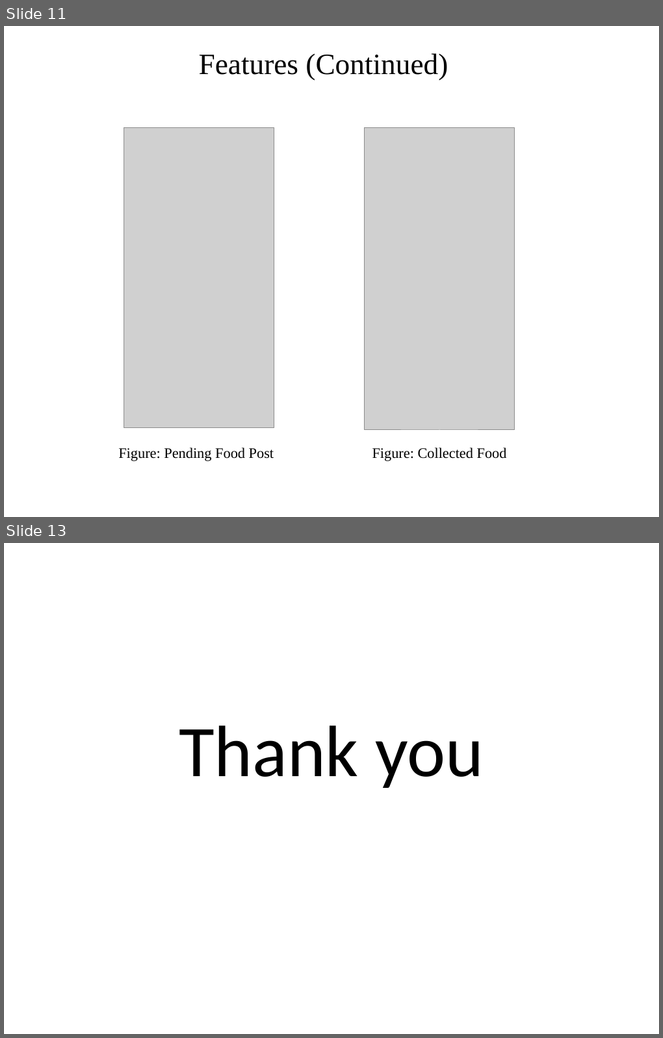
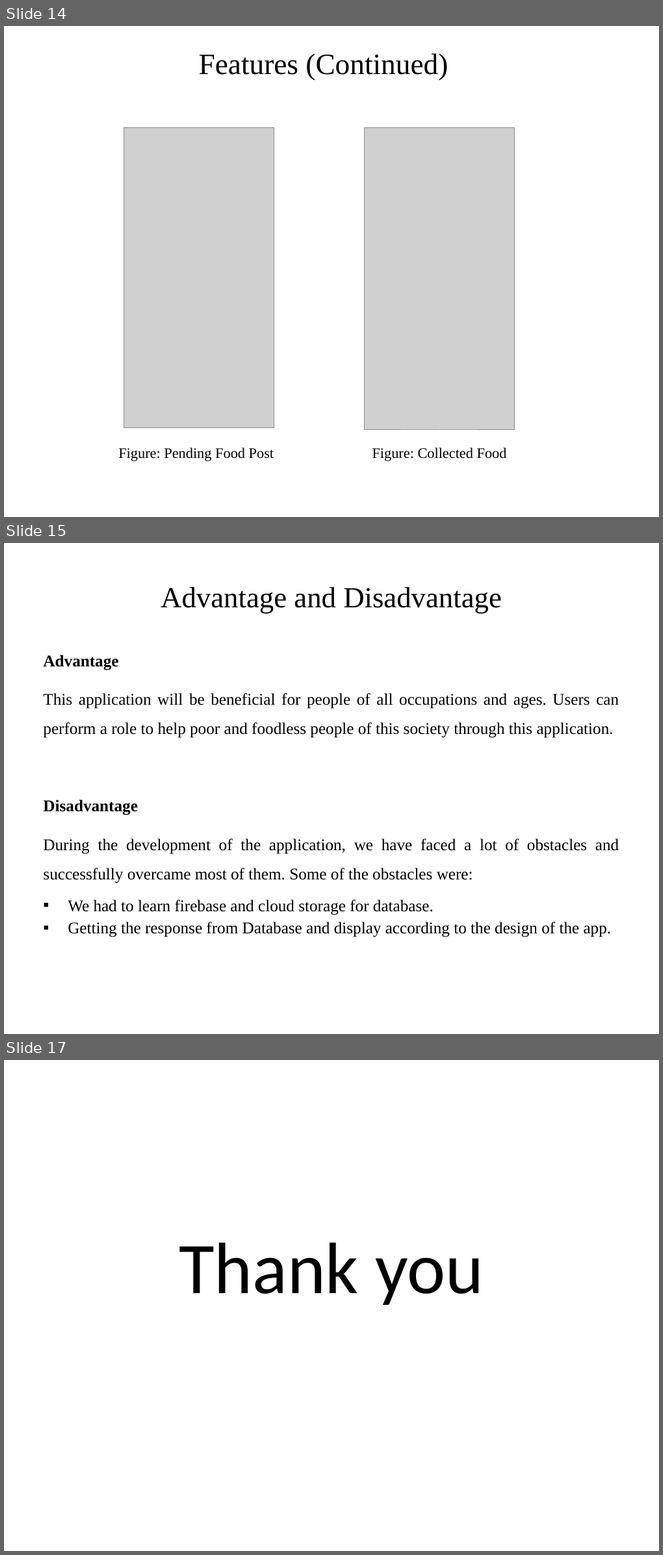
Before and after one commit to RedwanSharafatKabir/DonateUs, a slide deck: Donate Us Files/food waste management.pptx. Shown one above the other, each under a label of ours: slides 11 and 13 before the commit, slides 14, 15 and 17 after it; the slides between them are not shown. The pictures are 663x1038 and 663x1555 pixels, drawn with LibreOffice and Linux fonts; fonts in the diff are those of the drawing; grey boxes stand for pictures. Boxes give left, top, right and bottom in pixels: in the first picture for what was removed or moved away, otherwise in the second. Text is boxed around its words. In the diff, an @@ line names an element or a change of style, - is before the commit and + after.

```diff
--- a/Donate Us Files/food waste management.pptx
+++ b/Donate Us Files/food waste management.pptx
@@ slide 15 added at bbox=[4, 543, 659, 1034], background #FFFFFF @@
@@ title added at bbox=[161, 587, 502, 614], 32 pt, text #000000 @@
+Advantage and Disadvantage
@@ text added at bbox=[43, 655, 619, 938], 18 pt, text #000000 @@
+Advantage
+This application will be beneficial for people of all occupations and ages. Users can perform a role to help poor and foodless people of this society through this application.
+Disadvantage
+During the development of the application, we have faced a lot of obstacles and successfully overcame most of them. Some of the obstacles were:
+▪ We had to learn firebase and cloud storage for database.
+▪ Getting the response from Database and display according to the design of the app.
@@ what was slide 11 is now slide 14 @@
@@ what was slide 13 is now slide 17 @@
```
Also in this commit, not shown: 6 slides changed, 4 other slides added, 1 slide removed, 31 other files.
